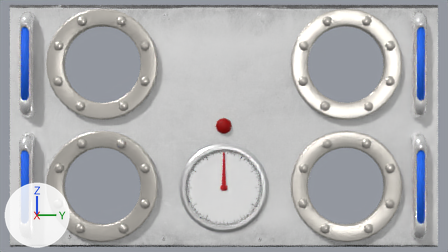
Renders of the Blender file BLENDER/overlay.blend from each side of a commit.
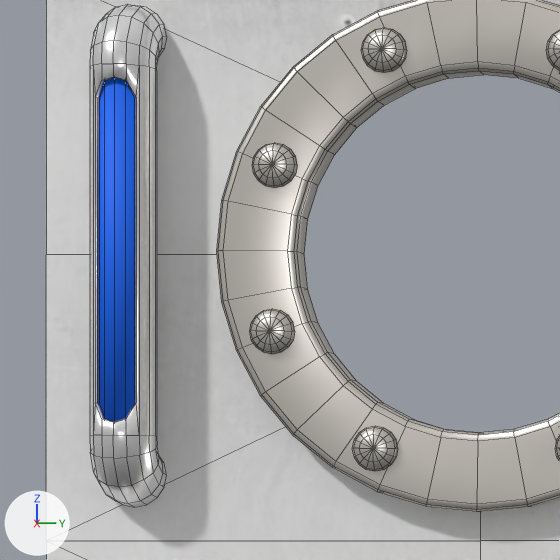
The first picture shows the older version from the file's camera 'CAM_Camera'. The close-ups show both versions on the part from 0% to 27% of the width and 4% to 52% of the height of that picture; other places that the commit changed are outside them. The lights are fixed; the arrows at lower left show +X, +Y and +Z. The close-ups show mesh edges as thin lines.

Names of what the first close-up shows: 'MSH_Fond', 'MSH_Hublots', 'MSH_OxygenMeter_P1', 'MSH_OxygenPipe'.
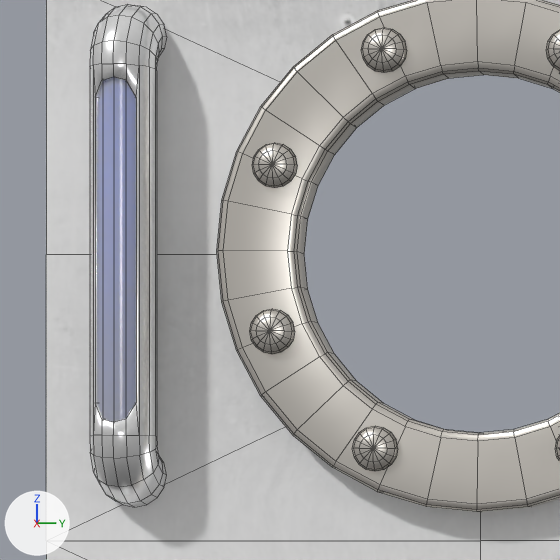
Edits to the bpy script that builds the scene:
```text
Add mat_mat_oxygenmeterglass:
    mat_mat_oxygenmeterglass = principled_material('MAT_OxygenMeterGlass')
    mat_mat_oxygenmeterglass.base_color = (0.774, 0.774, 0.774)  # light grey #e4e4e4
    mat_mat_oxygenmeterglass.roughness = 0.183
    mat_mat_oxygenmeterglass.alpha = 0.517
    mat_mat_oxygenmeterglass.specular_ior_level = 0.833
Add me_cylinder_001:
    me_cylinder_001.from_pydata([(0.33, 0.33, 0.0), (0.33, 0.33, 5.88), (0.42, 0.18, 0.0), (0.42, 0.18, 5.88), (0.46, 0.0, 0.0), (0.46, 0.0, 5.88), (0.42, -0.18, 0.0), (0.42, -0.18, 5.88), (0.33, -0.33, 0.0), (0.33, -0.33, 5.88)], [], [(6, 7, 9, 8), (4, 5, 7, 6), (2, 3, 5, 4), (0, 1, 3, 2)])
    me_cylinder_001.polygons.foreach_set('use_smooth', [True] * 4)
    me_cylinder_001.materials.append(mat_mat_oxygenmeterglass)  # light grey #e4e4e4
Add ob_msh_oxygenmeter_glass:
    ob_msh_oxygenmeter_glass = bpy.data.objects.new('MSH_OxygenMeter_Glass', me_cylinder_001)
    ob_msh_oxygenmeter_glass.location = (0.86, -15.53, 1.9)
    ob_msh_oxygenmeter_glass.scale = (1.08, 1.08, 1.0)
```

What differs and where, as boxes (x1, y1, x2, y2) in the close-ups (560 x 560 px):
'MSH_OxygenMeter_Glass', added: after (97, 77, 136, 422)
'MSH_OxygenMeter_P1', unchanged, covered by the edit: before (99, 77, 135, 422)
